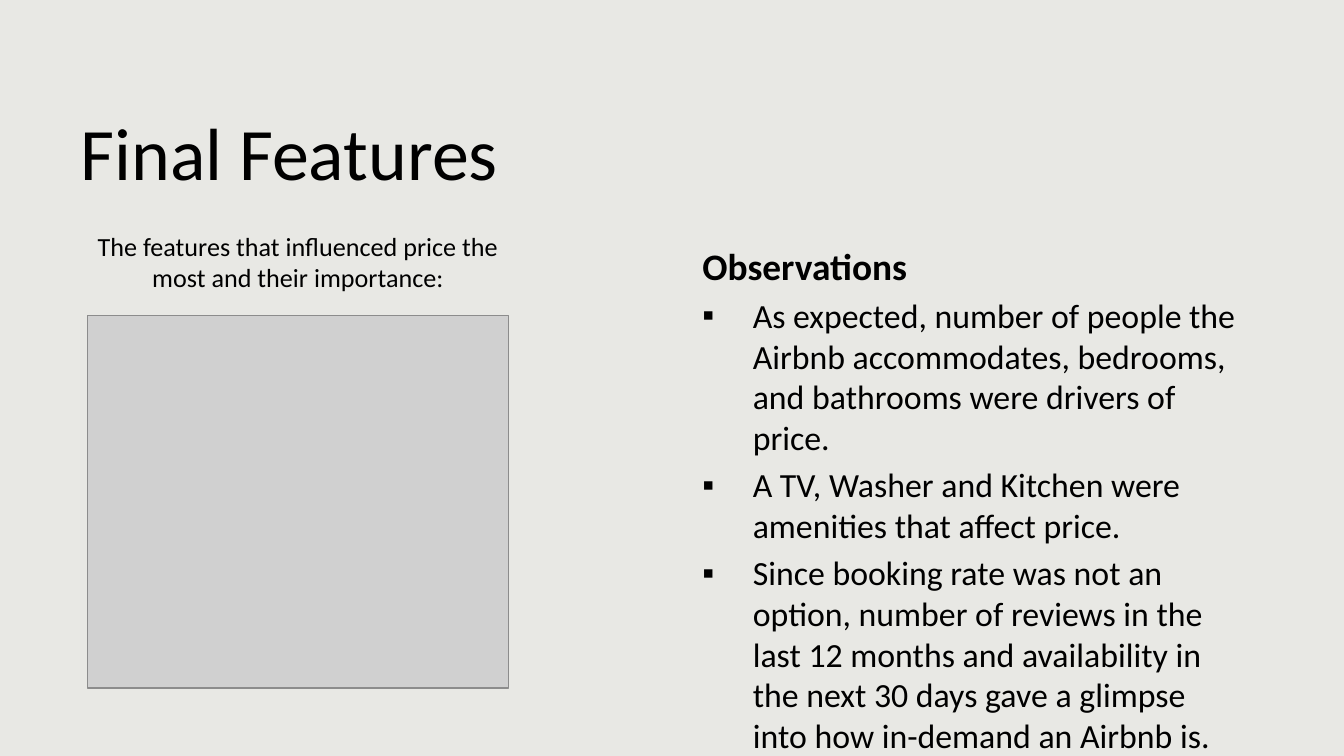
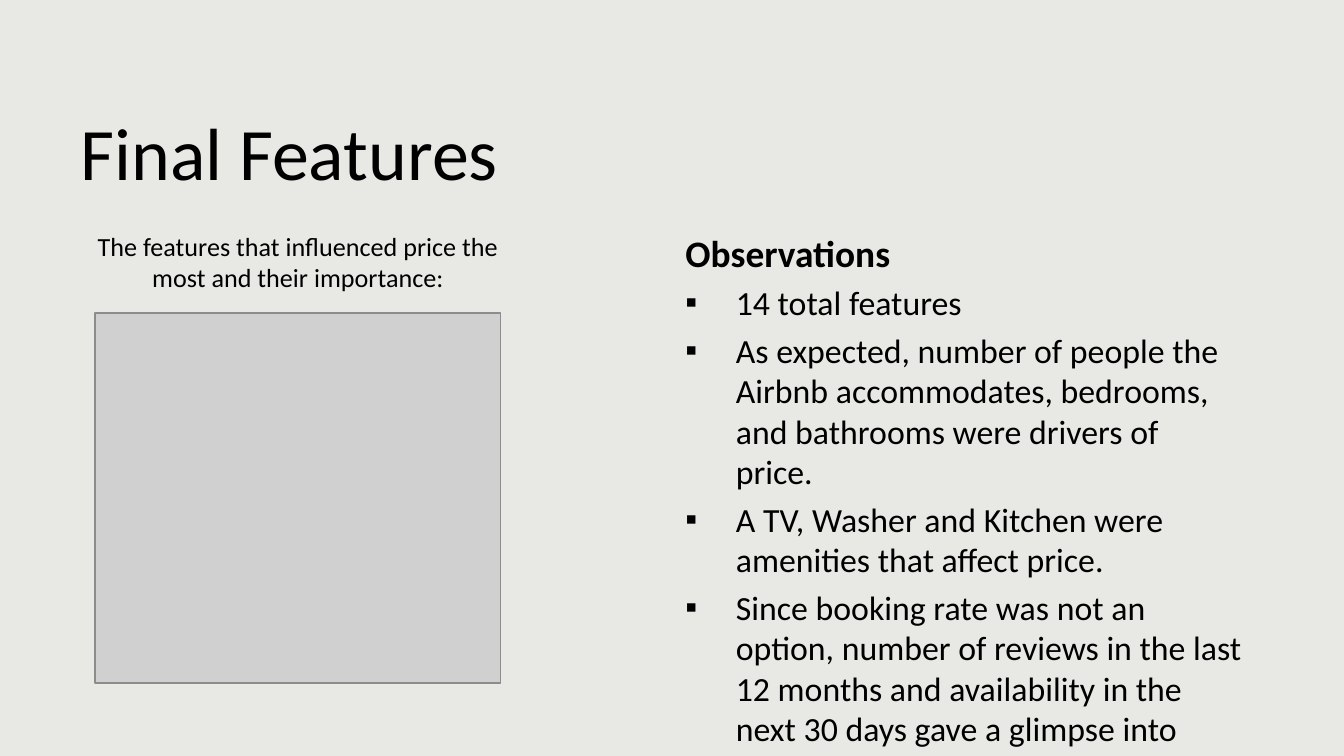
Before and after one commit to vicotriangle/victoria_data606, a slide deck: slide 15 of docs/capstone.pptx. Drawn at 1344x756 pixels with LibreOffice and Linux fonts; fonts in the diff are those of the drawing; grey boxes stand for pictures; background and template pictures are left out. Boxes give left, top, right and bottom in pixels: in the first picture for what was removed or moved away, otherwise in the second. Text is boxed around its words. In the diff, an @@ line names an element or a change of style, - is before the commit and + after.

```diff
--- a/docs/capstone.pptx
+++ b/docs/capstone.pptx
@@ text "Observations": place and size @@
-text "Observations" at bbox=[702, 253, 1235, 749]
+text "Observations" at bbox=[685, 240, 1241, 747]
@@ text at bbox=[736, 291, 962, 316]: paragraph added @@
+▪ 14 total features
@@ picture: place and size @@
-picture at bbox=[87, 316, 509, 688]
+picture at bbox=[95, 313, 501, 683]
```
Also in this commit, not shown: 1 other slide changed.
